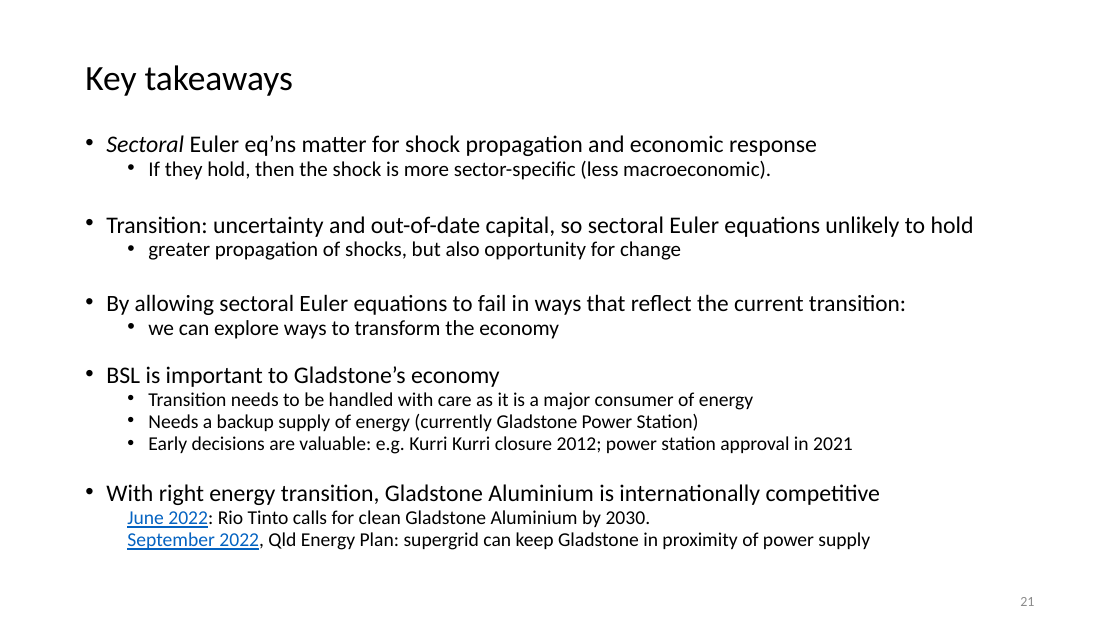
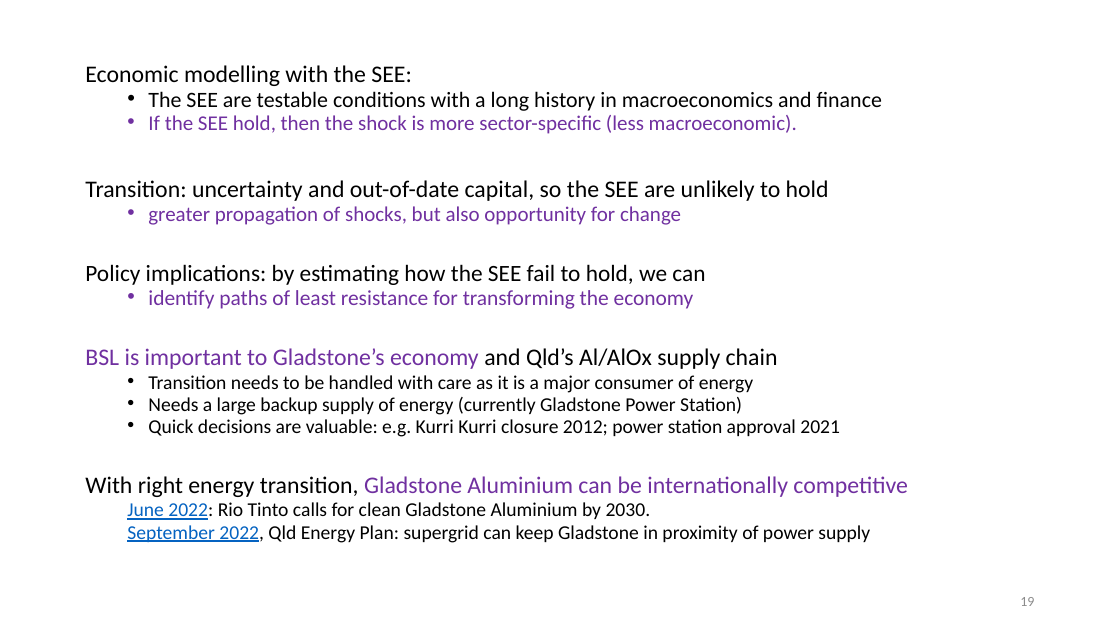
Before and after one commit to patrickocal/gladstone, a slide deck: slide 19 of powerpoint/glad-slides.pptx (slide 21 before the commit). Drawn at 1120x630 pixels with LibreOffice and Linux fonts; fonts in the diff are those of the drawing. Boxes give left, top, right and bottom in pixels: in the first picture for what was removed or moved away, otherwise in the second. Text is boxed around its words. In the diff, an @@ line names an element or a change of style, - is before the commit and + after.

```diff
--- a/powerpoint/glad-slides.pptx
+++ b/powerpoint/glad-slides.pptx
@@ text at (85,65,882,201): text changed @@
-Key takeaways
-• Sectoral Euler eq’ns matter for shock propagation and economic response
-  • If they hold, then the shock is more sector-specific (less macroeconomic).
-• Transition: uncertainty and out-of-date capital, so sectoral Euler equations unlikely to hold
+Economic modelling with the SEE:
+  • The SEE are testable conditions with a long history in macroeconomics and finance
+  • If the SEE hold, then the shock is more sector-specific (less macroeconomic).
+Transition: uncertainty and out-of-date capital, so the SEE are unlikely to hold
@@ text at (148,206,681,225): text colour #000000 to #7030A0 in "greater propagation of shocks, but also opportunity ..." @@
@@ text at (85,264,778,369): text changed; size 20 to 20.4 pt; text colour #000000 to #7030A0 @@
-• By allowing sectoral Euler equations to fail in ways that reflect the current transition:
-  • we can explore ways to transform the economy
-• BSL is important to Gladstone’s economy
+Policy implications: by estimating how the SEE fail to hold, we can
+  • identify paths of least resistance for transforming the economy
+BSL is important to Gladstone’s economy and Qld’s Al/AlOx supply chain
@@ text at (85,397,908,497): text changed @@
-  • Needs a backup supply of energy (currently Gladstone Power Station)
-  • Early decisions are valuable: e.g. Kurri Kurri closure 2012; power station approval in 2021
-• With right energy transition, Gladstone Aluminium is internationally competitive
+  • Needs a large backup supply of energy (currently Gladstone Power Station)
+  • Quick decisions are valuable: e.g. Kurri Kurri closure 2012; power station approval 2021
+With right energy transition, Gladstone Aluminium can be internationally competitive
@@ page number at (1020,597,1034,606): text changed @@
-21
+19
```
Also in this commit, not shown: 13 other slides changed, 2 slides removed, 2 other files.
